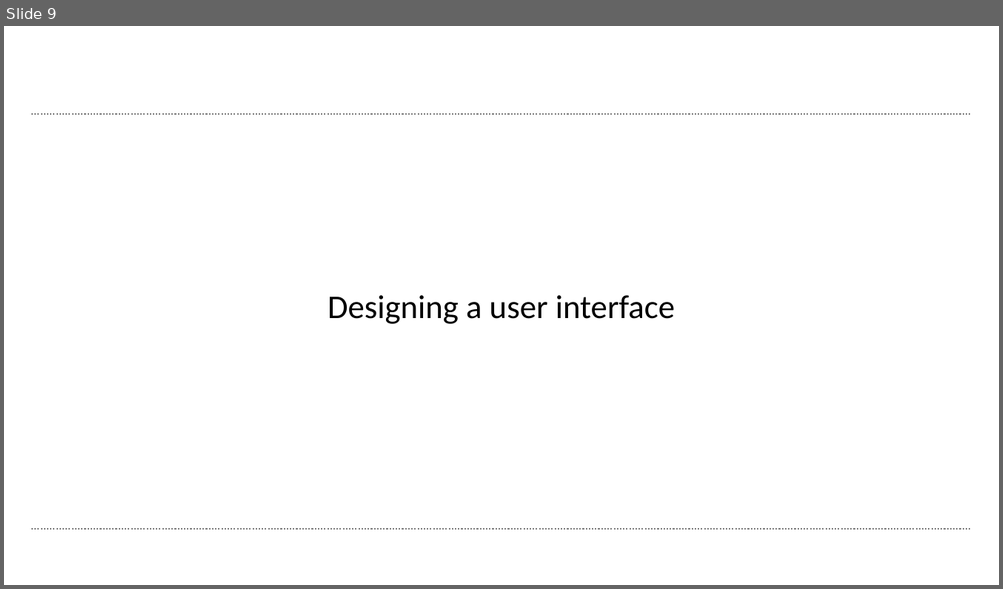
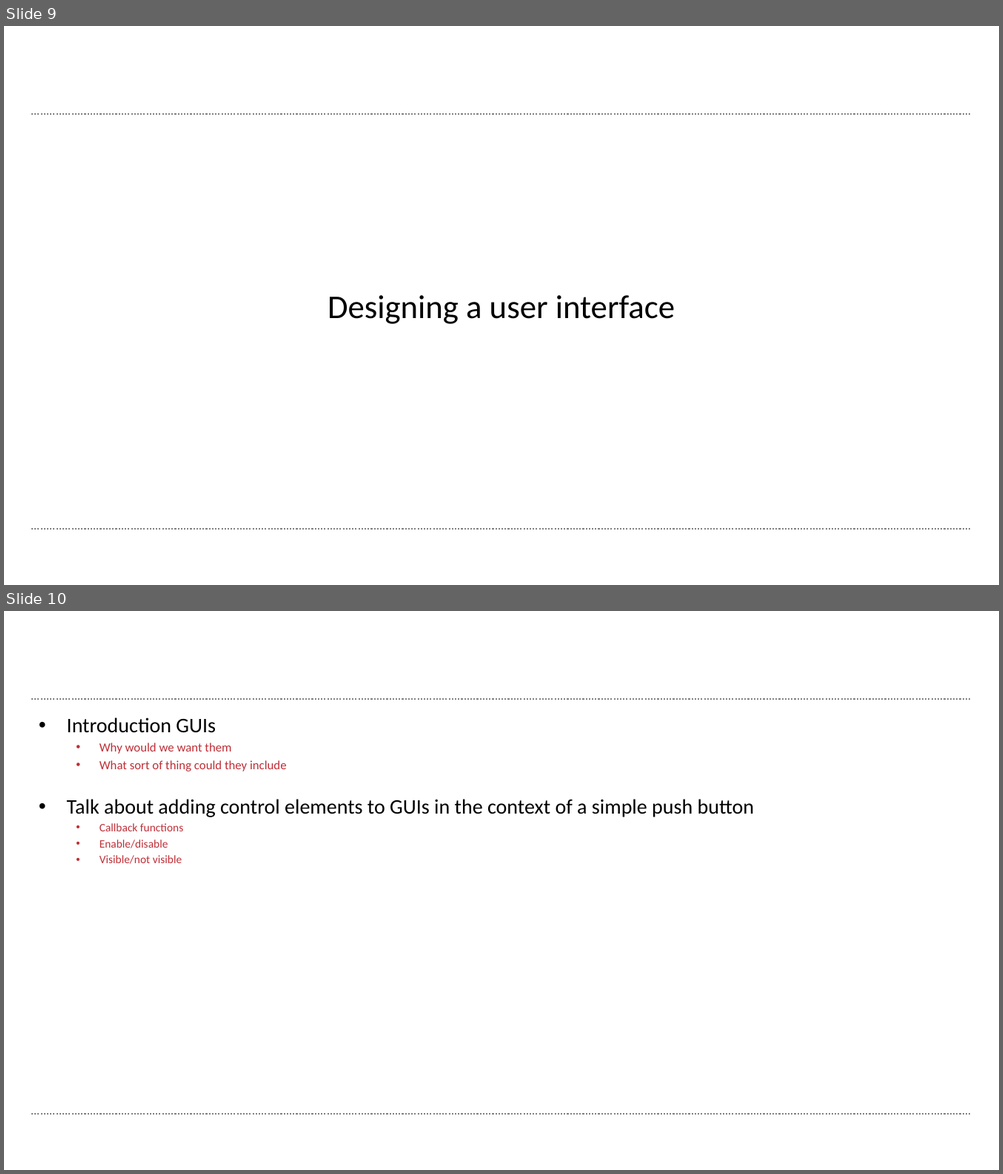
Before and after one commit to wbif-bristol/MATLAB-course, a slide deck: Session 4 - Figures and plotting/MATLAB Session 4.pptx. Shown one above the other, each under a label of ours: slide 9 before the commit, slides 9 and 10 after it. The pictures are 1003x589 and 1003x1174 pixels, drawn with LibreOffice and Linux fonts; fonts in the diff are those of the drawing; background and template pictures are left out. Boxes give left, top, right and bottom in pixels: in the first picture for what was removed or moved away, otherwise in the second. Text is boxed around its words. In the diff, an @@ line names an element or a change of style, - is before the commit and + after.

```diff
--- a/Session 4 - Figures and plotting/MATLAB Session 4.pptx
+++ b/Session 4 - Figures and plotting/MATLAB Session 4.pptx
@@ slide 10 added at (x1=4, y1=611, x2=999, y2=1170), background #FFFFFF; not listed: 2 template elements that a slide beside it also shows @@
@@ text added at (x1=67, y1=718, x2=754, y2=864), 20 pt, text #BF2F37 @@
+• Introduction GUIs
+  • Why would we want them
+  • What sort of thing could they include
+• Talk about adding control elements to GUIs in the context of a simple push button
+  • Callback functions
+  • Enable/disable
+  • Visible/not visible
```
Also in this commit, not shown: 2 other files.
